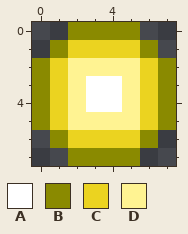
Pixel-art file: Imagen/SpritesEnemys/Asprite/Cannon-1.aseprite. Above: the version before the commit.
8x8 pixels, 1 frame.
Palette (. is transparent): A #ffffff  B #8a8a00  C #ebd320  D #fff392
Pixels before, first column x 0:
0 ..BBBB..
1 .BCCCCB.
2 BCDDDDCB
3 BCDAADCB
4 BCDAADCB
5 BCDDDDCB
6 .BCCCCB.
7 ..BBBB..
After:
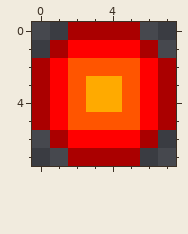
What changed:
colour A: #ffffff -> #ffaa00
colour B: #8a8a00 -> #aa0000
colour C: #ebd320 -> #ff0000
colour D: #fff392 -> #ff5500
Boxes around the changes in both pictures, in picture pixels (x1, y1, x2, y2):
changed: (32, 22, 176, 166)
